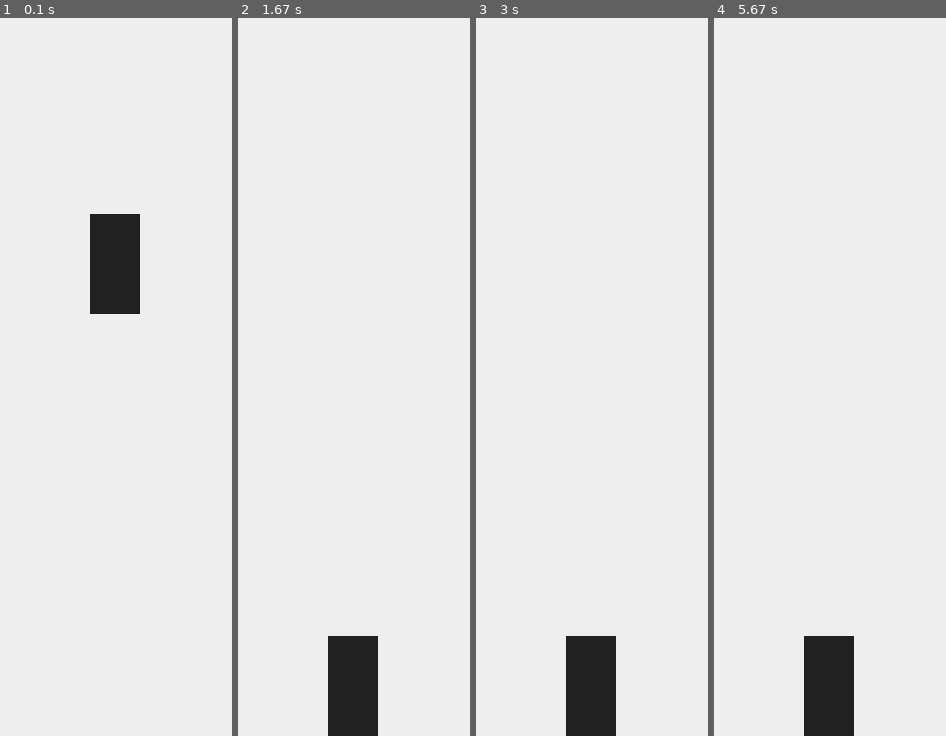
Above: before the commit, frames 1-4 (left to right).
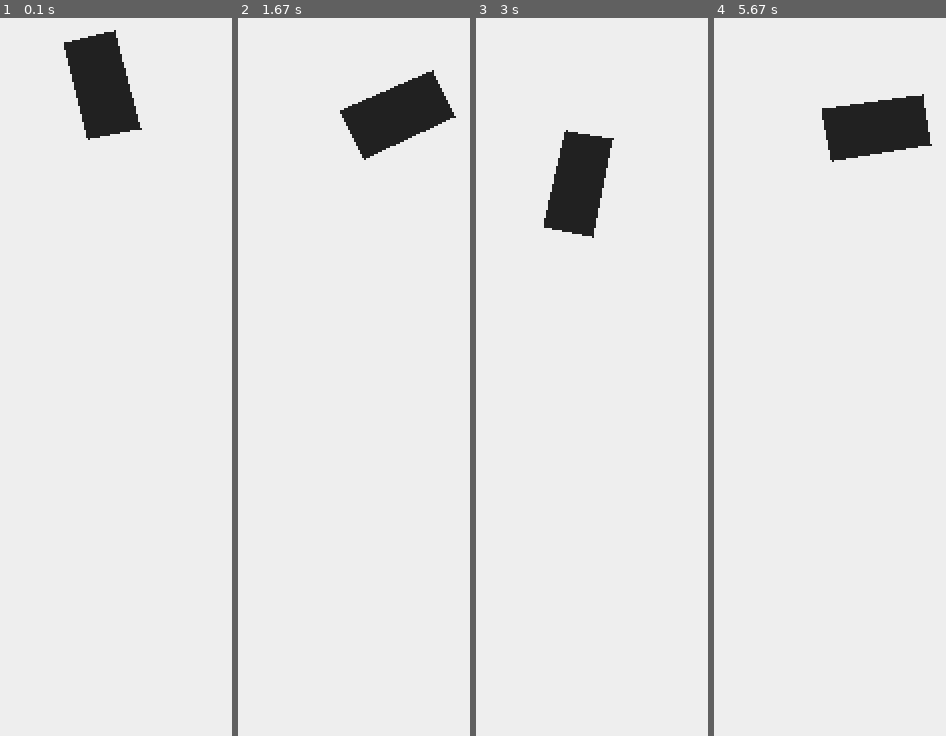
Above: after the commit, the same moments.

Repository: Gunlek/PyGame-Rocket
Game: pygame game, started from Simple_animation.py
Two runs of this game, one before a commit and one after it. Both use one fixed random seed, a clock stepped at 60 frames per second and the inputs below.
Inputs:
- Up to frame 1 (0.1 s): no input
- Up to frame 2 (1.67 s): no input
- Up to frame 3 (3 s): no input
- Up to frame 4 (5.67 s): no input

The runs differ from the first frame. In frame 1, 6.3% of the frame differs, in the area x 27-62%, y 1-42%; in frame 2, 6.2%; in frame 3, 6.0%; in frame 4, 6.2%.

Commit message:
Implemented rotation

Diff:
--- a/Simple_animation.py
+++ b/Simple_animation.py
@@ -1,6 +1,7 @@
 import pygame
 from pygame.locals import *
 import time
+import math
 
 pygame.init()
 
@@ -24,25 +25,27 @@
 acc = gravity
 speed = 0
 enableFloor = True          # is there a floor on the down side of the frame
+enablePhysic = False         # Enable or disable gravity effect
 
-rocket_width = 25
-rocket_height = 50
-rocket_coords = [win_width//2-rocket_width/2, win_height-rocket_height]
+rocket_width = 50
+rocket_height = 25
+rocket_pos = [[win_width//2, win_height], math.pi/2]
 
-def renderPhysics(actualCoords, deltaT):
-    newPhysicCoords = actualCoords
+
+def renderPhysics(actualRocketPos, deltaT):
+    newPhysicCoords = actualRocketPos[0]
     global speed
     global acc
-    if actualCoords[1] < win_height-rocket_height or speed!=0:
+    if actualRocketPos[0][1] < win_height-rocket_height or speed!=0:
         acc = gravity
         dv = acc*deltaT
         speed += dv
         dy = speed*deltaT
         newPhysicCoords[1] = newPhysicCoords[1]-speed*deltaT
-    if actualCoords[1] >= win_height-rocket_height and enableFloor:
+    if actualRocketPos[0][1] >= win_height and enableFloor:
         acc=0
         speed=0
-        newPhysicCoords[1] = win_height-rocket_height
+        newPhysicCoords[1] = win_height
     return newPhysicCoords
 
 def setRocketSpeed(newSpeed):
@@ -53,18 +56,31 @@
     global acc
     acc = newAcceleration
 
-def moveRocket(new_coords):
-    global rocket_coords
-    rocket_coords = new_coords
+def moveRocket(newRocketPos):
+    global rocket_pos
+    rocket_pos = newRocketPos
 
 def drawRocket():
-    rocket = pygame.draw.rect(win, GREY, (rocket_coords[0], rocket_coords[1], rocket_width, rocket_height))
+    point_1 = [int(rocket_pos[0][0]+math.sin(rocket_pos[1])*rocket_height/2), int(rocket_pos[0][1]+math.cos(rocket_pos[1])*rocket_height/2)]
+    point_2 = [int(point_1[0]+math.cos(rocket_pos[1])*rocket_width), int(point_1[1]-math.sin(rocket_pos[1])*rocket_width)]
+    point_3 = [int(point_2[0]-math.sin(rocket_pos[1])*rocket_height), int(point_2[1]-math.cos(rocket_pos[1])*rocket_height)]
+    point_4 = [int(point_3[0]-math.cos(rocket_pos[1])*rocket_width), int(point_3[1]+math.sin(rocket_pos[1])*rocket_width)]
+
+    #rocket = pygame.draw.rect(win, GREY, (rocket_coords[0], rocket_coords[1], rocket_width, rocket_height))
+    rocket = pygame.draw.polygon(win, GREY, [point_1, point_2, point_3, point_4])
+    #rocket = pygame.draw.line(win, GREY, point_1, point_2)
+    #pygame.draw.line(win, GREY, point_2, point_3)
+    #pygame.draw.line(win, GREY, point_3, point_4)
+    #pygame.draw.line(win, GREY, point_4, point_1)
     return rocket
 
 def updateDisplay(deltaT):
     win.fill(WHITE)
-    newCoords = renderPhysics(rocket_coords, deltaT)
-    moveRocket(newCoords)
+    if enablePhysic:
+        newCoords = renderPhysics(rocket_pos, deltaT)
+    else:
+        newCoords = rocket_pos[0]
+    moveRocket([newCoords, rocket_pos[1]+math.pi/60])
     drawRocket()
     pygame.display.update()
 
@@ -72,19 +88,20 @@
 ## ------------- MAIN LOOP --------------- ##
 #############################################
 
+moveRocket([[rocket_pos[0][0], rocket_pos[0][1]-300], math.pi/2])
 rocket = drawRocket()
 cycle_timer = 0
 frames = 0
 refresh_timer = 0
 loop_interval = 0.001
 #setRocketSpeed(350)               #Allow user to test speed control and effects
-moveRocket([rocket_coords[0], rocket_coords[0]-90])
 
 while alive:
     if refresh_timer >= refresh_rate:
         updateDisplay(refresh_timer)
         refresh_timer = 0
         frames+=1
+        #break   #TEMPORAIRE, fige la boucle de rafraichissement
         if cycle_timer >= 1:
             cycle_timer = 0
             frames = 0
